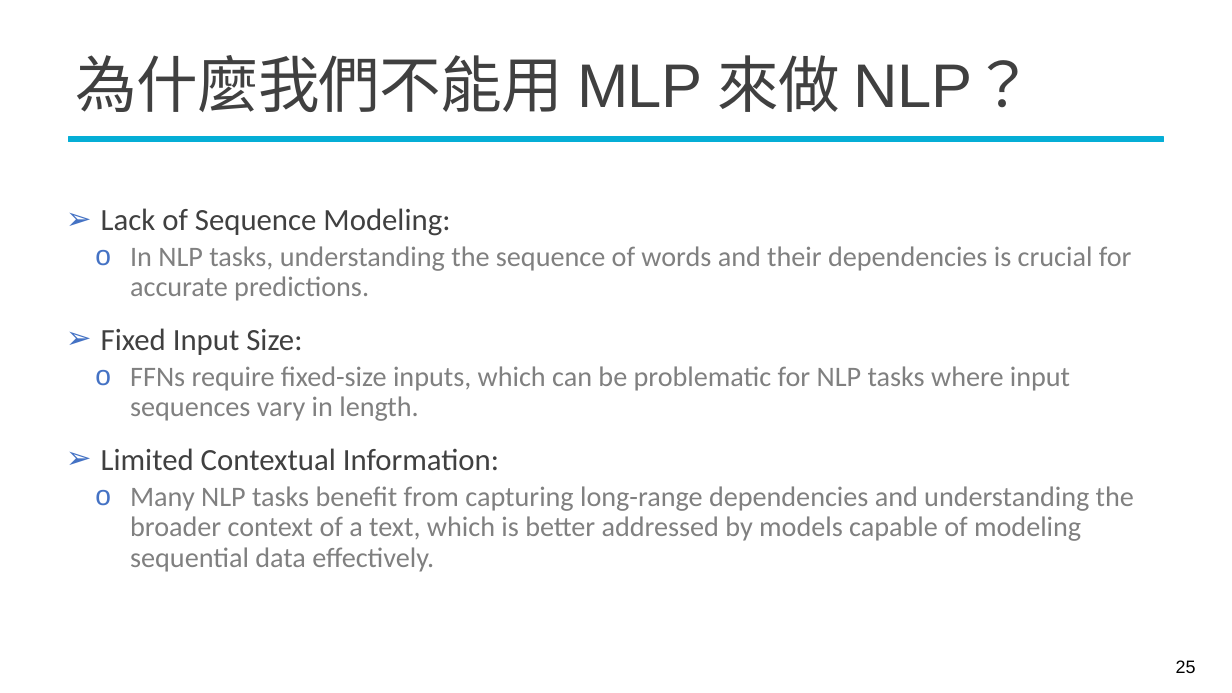
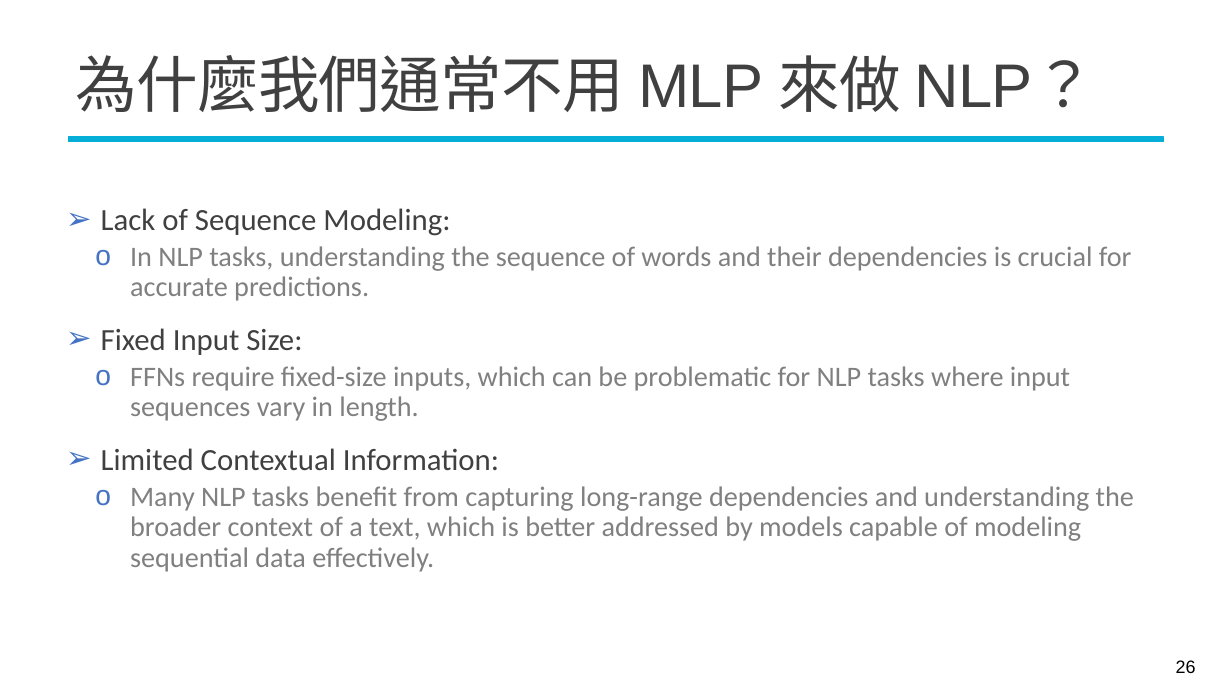
Before and after one commit to mcps5601/CGUDL_2025_fall, a slide deck: slide 26 of slides/rnn_1022.pptx (slide 25 before the commit). Drawn at 1232x693 pixels with LibreOffice and Linux fonts; fonts in the diff are those of the drawing; background and template pictures are left out. Boxes give left, top, right and bottom in pixels: in the first picture for what was removed or moved away, otherwise in the second. Text is boxed around its words. In the diff, an @@ line names an element or a change of style, - is before the commit and + after.

```diff
--- a/slides/rnn_1022.pptx
+++ b/slides/rnn_1022.pptx
@@ title at box(75, 55, 1095, 112): text changed @@
-為什麼我們不能用 MLP 來做 NLP？
+為什麼我們通常不用 MLP 來做 NLP？
@@ page number at box(1176, 660, 1196, 673): text changed @@
-25
+26
```
Also in this commit, not shown: 8 other slides changed, 3 slides added, 2 slides removed, 1 other file.
